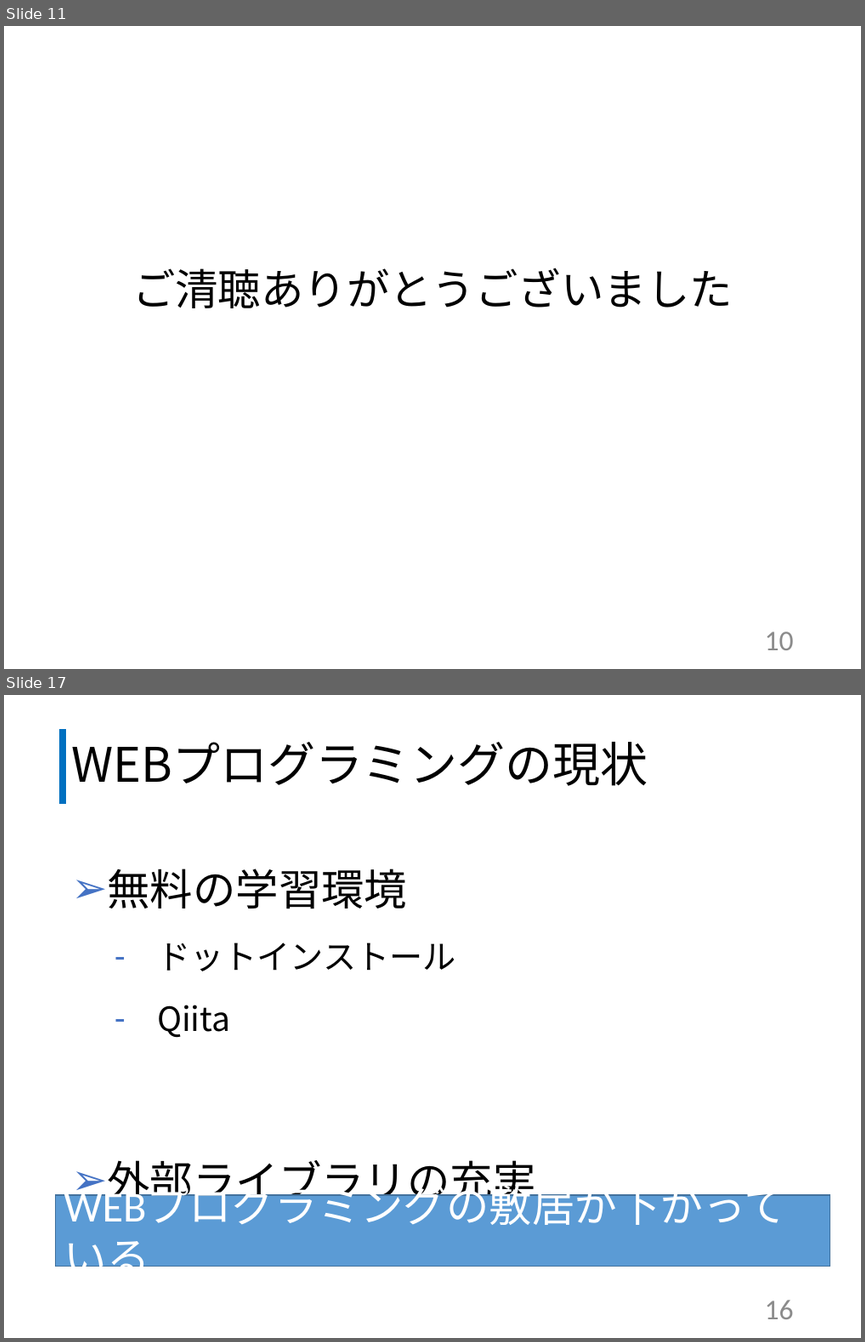
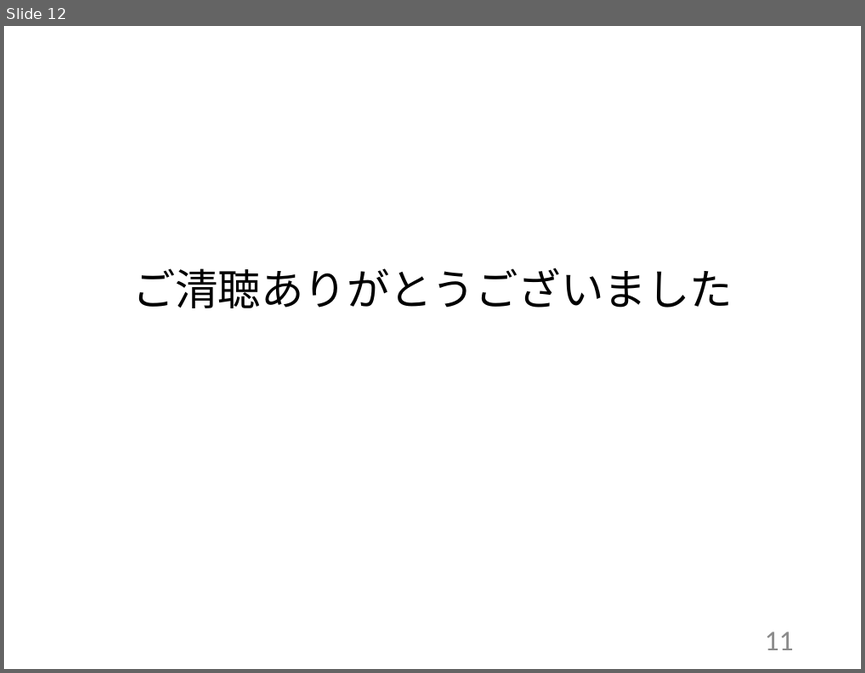
Before and after one commit to kazuwo/kosen-graduation-thesis, a slide deck: 卒業研究発表スライド.pptx. Shown one above the other, each under a label of ours: slides 11 and 17 before the commit, slide 12 after it; the slides between them are not shown. The pictures are 865x1342 and 865x673 pixels, drawn with LibreOffice and Linux fonts; fonts in the diff are those of the drawing. Boxes give left, top, right and bottom in pixels: in the first picture for what was removed or moved away, otherwise in the second. Text is boxed around its words. In the diff, an @@ line names an element or a change of style, - is before the commit and + after.

```diff
--- a/卒業研究発表スライド.pptx
+++ b/卒業研究発表スライド.pptx
@@ slide 17 removed at (4, 695, 861, 1338), background #FFFFFF @@
@@ line removed from (64, 804) to (64, 729) @@
@@ title removed at (71, 742, 647, 786) @@
-WEBプログラミングの現状
@@ text removed at (108, 868, 536, 1270) @@
-➢ 無料の学習環境
-  – ドットインストール
-  – Qiita
-➢ 外部ライブラリの充実
-  – 各種フレームワークなど
@@ rectangle removed at (55, 1195, 829, 1265) @@
-WEBプログラミングの敷居が下がっている
@@ page number removed at (765, 1299, 794, 1319) @@
-16
@@ what was slide 11 is now slide 12 @@
@@ page number at (765, 631, 794, 650): text changed @@
-10
+11
```
Also in this commit, not shown: 6 slides changed, 3 slides added, 8 other slides removed, 1 other file.
